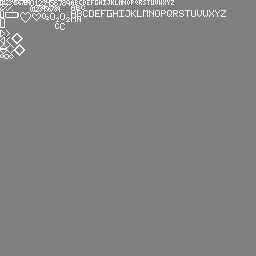
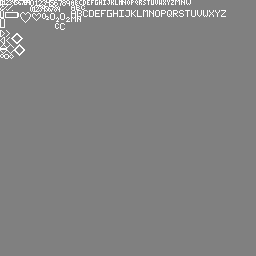
Layer changes from the first 256 × 256 image to the second:
painted on "Layer" over [175, 0, 191, 5]
